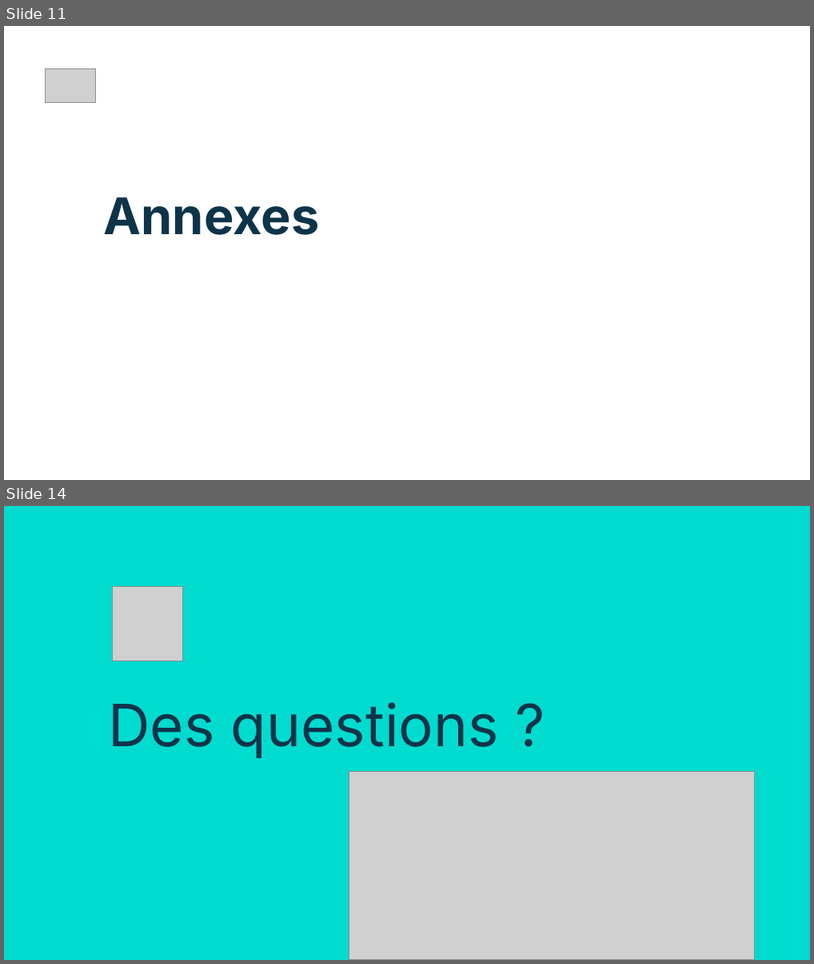
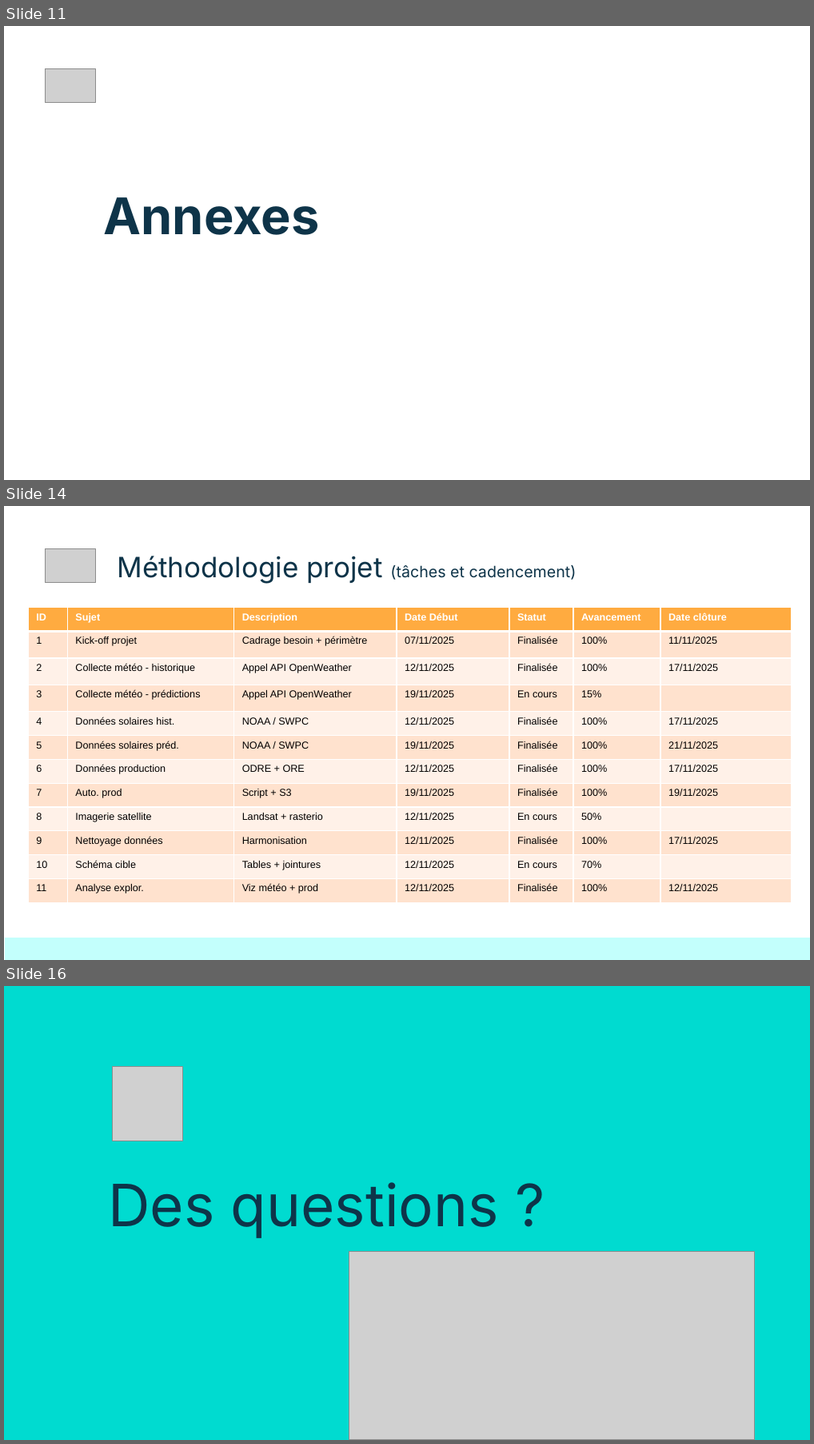
Before and after one commit to Sheikoh/REnergies_efficiency_prediction, a slide deck: presentation/dsfs_ft_36_Projet_REnergies_efficiency_prediction.pptx. Shown one above the other, each under a label of ours: slides 11 and 14 before the commit, slides 11, 14 and 16 after it; the slides between them are not shown. The pictures are 814x964 and 814x1444 pixels, drawn with LibreOffice and Linux fonts; fonts in the diff are those of the drawing; grey boxes stand for pictures. Boxes give left, top, right and bottom in pixels: in the first picture for what was removed or moved away, otherwise in the second. Text is boxed around its words. In the diff, an @@ line names an element or a change of style, - is before the commit and + after.

```diff
--- a/presentation/dsfs_ft_36_Projet_REnergies_efficiency_prediction.pptx
+++ b/presentation/dsfs_ft_36_Projet_REnergies_efficiency_prediction.pptx
@@ slide 14 added at <box>4,506,810,960</box>, background #FFFFFF @@
@@ picture added at <box>45,548,96,583</box> @@
@@ title added at <box>118,556,577,584</box>, 14 pt, text #0E3449 @@
+Méthodologie projet (tâches et cadencement)
@@ table added at <box>28,608,792,903</box>, 12 rows, 7 columns @@
+ID | Sujet | Description | Date Début | Statut | Avancement | Date clôture
+1 | Kick-off projet | Cadrage besoin + périmètre | 07/11/2025 | Finalisée | 100% | 11/11/2025
+2 | Collecte météo - historique | Appel API OpenWeather | 12/11/2025 | Finalisée | 100% | 17/11/2025
+3 | Collecte météo - prédictions | Appel API OpenWeather | 19/11/2025 | En cours | 15% | 
+4 | Données solaires hist. | NOAA / SWPC | 12/11/2025 | Finalisée | 100% | 17/11/2025
+5 | Données solaires préd. | NOAA / SWPC | 19/11/2025 | Finalisée | 100% | 21/11/2025
+6 | Données production | ODRE + ORE | 12/11/2025 | Finalisée | 100% | 17/11/2025
+7 | Auto. prod | Script + S3 | 19/11/2025 | Finalisée | 100% | 19/11/2025
+8 | Imagerie satellite | Landsat + rasterio | 12/11/2025 | En cours | 50% | 
+9 | Nettoyage données | Harmonisation | 12/11/2025 | Finalisée | 100% | 17/11/2025
+10 | Schéma cible | Tables + jointures | 12/11/2025 | En cours | 70% | 
+11 | Analyse explor. | Viz météo + prod | 12/11/2025 | Finalisée | 100% | 12/11/2025
@@ rectangle added at <box>5,937,810,959</box>, fill #C3FFFC @@
@@ what was slide 14 is now slide 16 @@
```
Also in this commit, not shown: 4 slides changed, 3 other slides added, 2 slides removed, 2 other files.
